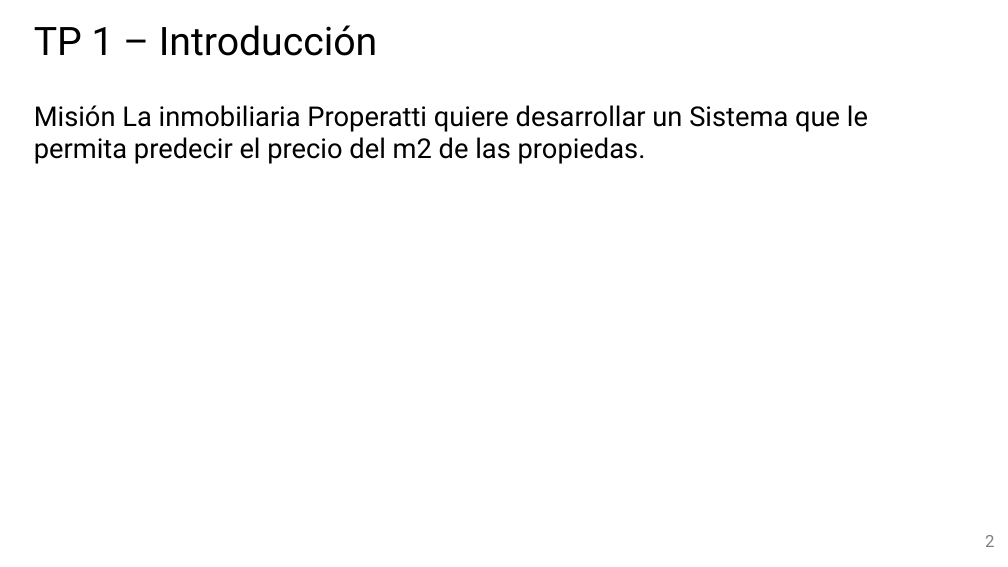
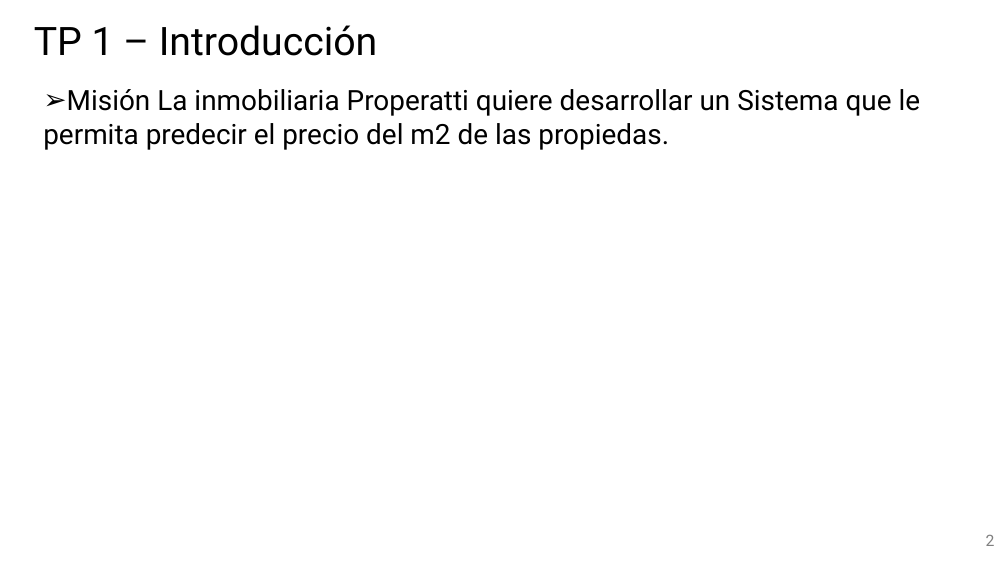
Before and after one commit to Facundo-Peloso/DH-TP-1---Grupo-10, a slide deck: slide 2 of Presentación/Presentación TP 1 - Grupo 10.pptx. Drawn at 1008x567 pixels with LibreOffice and Linux fonts; fonts in the diff are those of the drawing; background and template pictures are left out. Boxes give left, top, right and bottom in pixels: in the first picture for what was removed or moved away, otherwise in the second. Text is boxed around its words. In the diff, an @@ line names an element or a change of style, - is before the commit and + after.

```diff
--- a/Presentación/Presentación TP 1 - Grupo 10.pptx
+++ b/Presentación/Presentación TP 1 - Grupo 10.pptx
@@ text "Misión La inmobiliaria Properatti quiere ...": place and size @@
-text "Misión La inmobiliaria Properatti quiere ..." at [34,105,868,164]
+text "Misión La inmobiliaria Properatti quiere ..." at [43,89,921,150]
@@ text "Misión La inmobiliaria Properatti quiere ..." at [43,89,921,150]: size 26 to 26.7 pt; bullet none to ➢; more space between paragraphs @@
```
Also in this commit, not shown: 1 other slide changed, 16 slides added, 10 slides removed.
